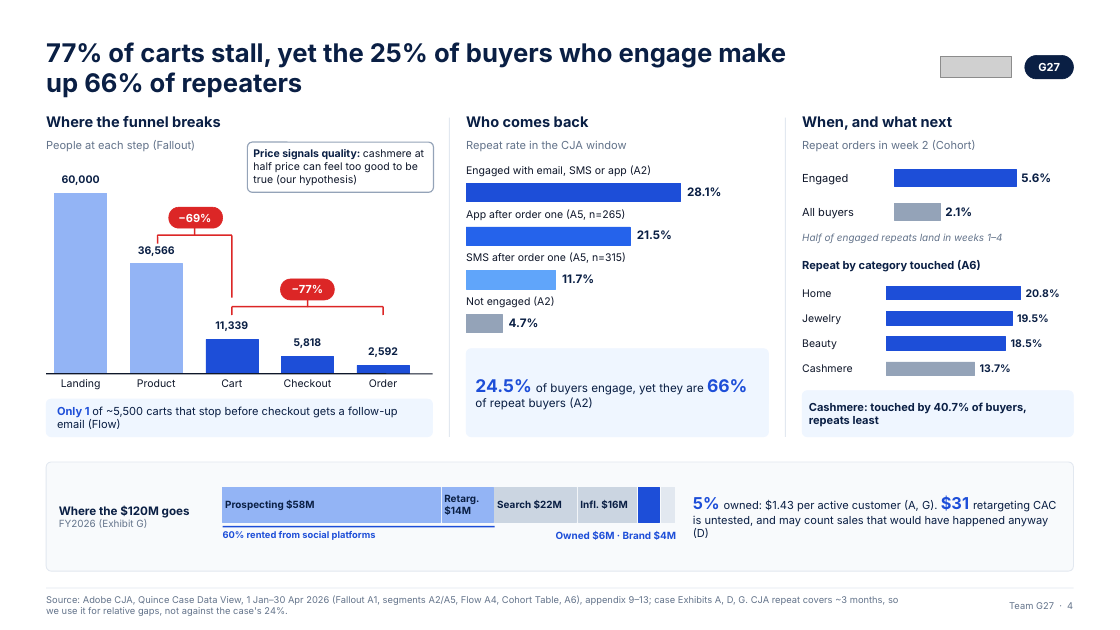
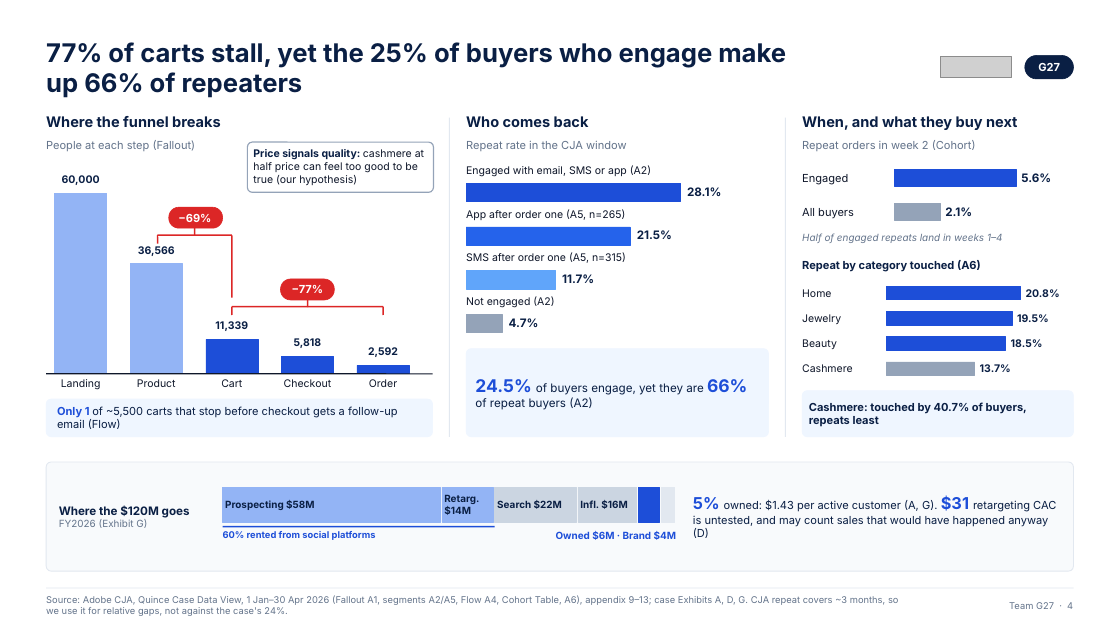
Before and after one commit to ANNYM25/Quince, a slide deck: slide 4 of deck/Team G27 Final Humanised.pptx. Drawn at 1120x630 pixels with LibreOffice and Linux fonts; fonts in the diff are those of the drawing; grey boxes stand for pictures; background and template pictures are left out. Boxes give left, top, right and bottom in pixels: in the first picture for what was removed or moved away, otherwise in the second. Text is boxed around its words. In the diff, an @@ line names an element or a change of style, - is before the commit and + after.

```diff
--- a/deck/Team G27 Final Humanised.pptx
+++ b/deck/Team G27 Final Humanised.pptx
@@ text at bbox=[802, 116, 1017, 130]: text changed @@
-When, and what next
+When, and what they buy next
```
Also in this commit, not shown: 11 other slides changed, 1 other file.
